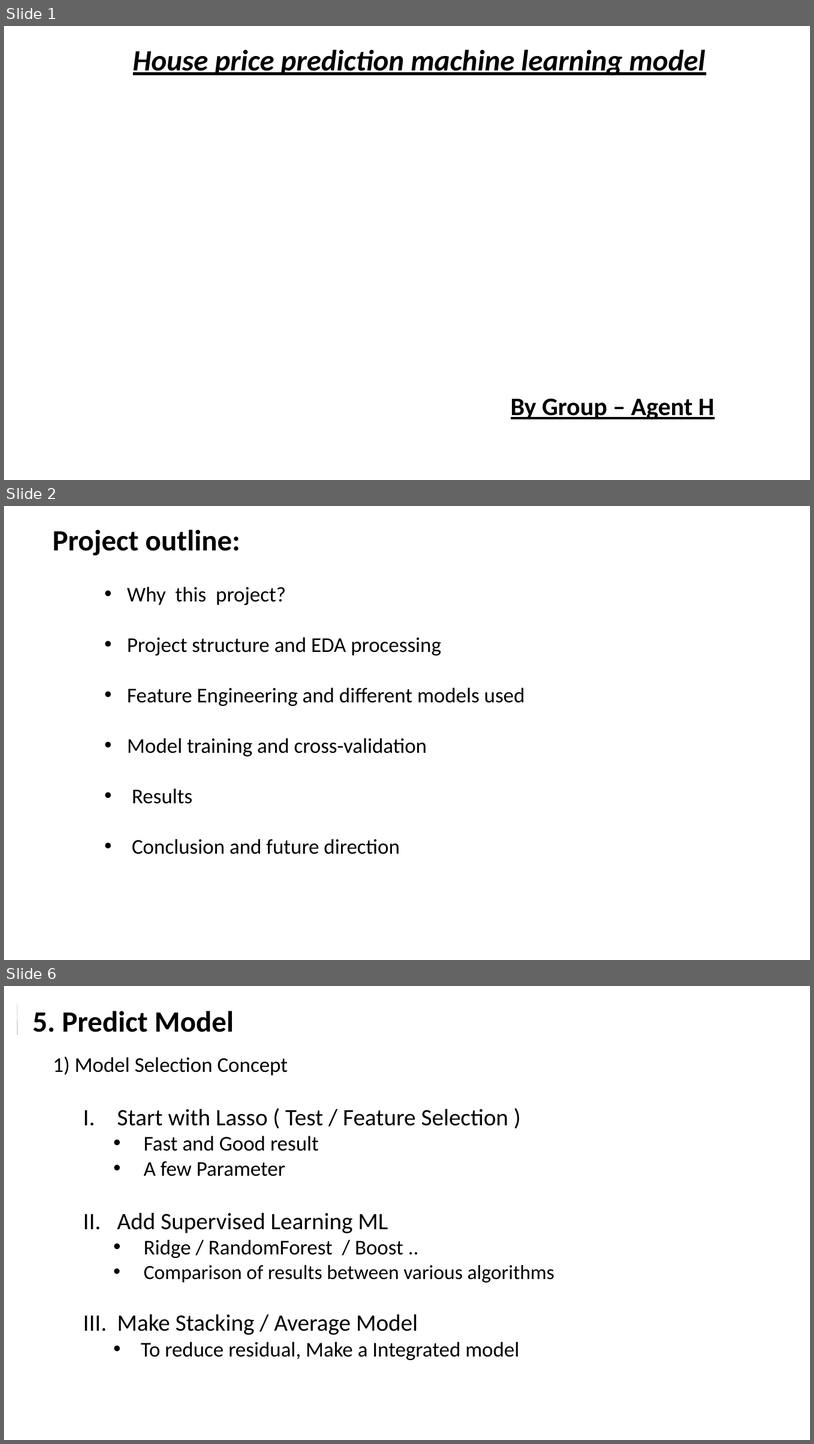
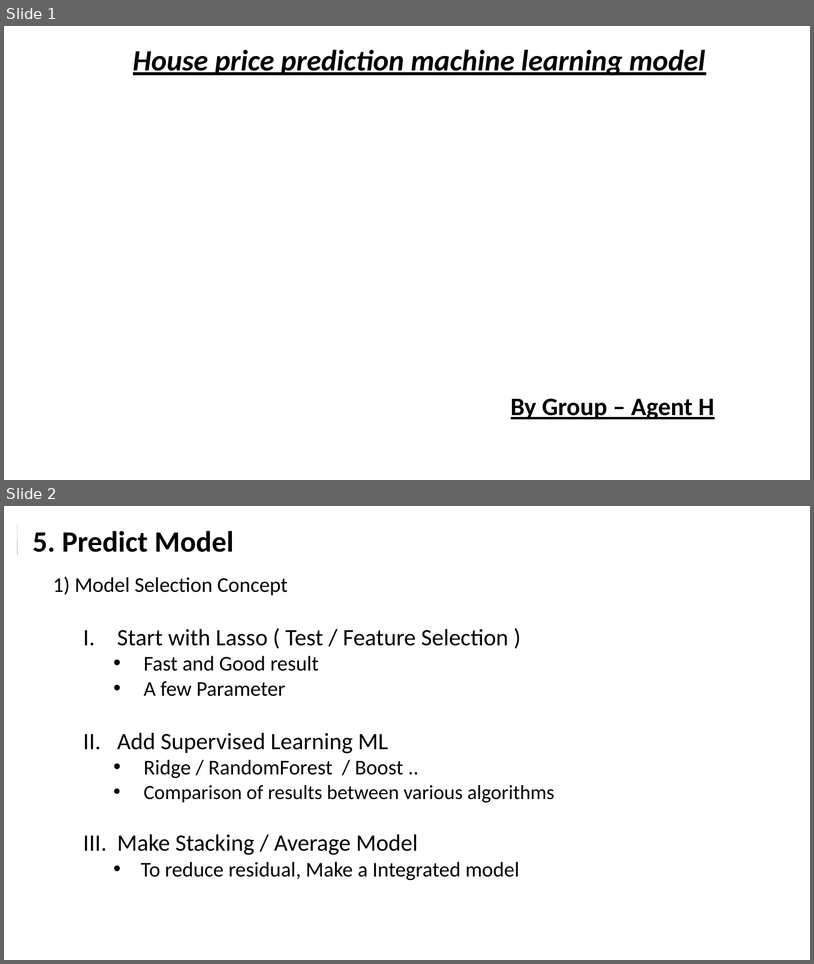
Before and after one commit to chazzy1/nycdsaML, a slide deck: documents/House_prediction_choi.pptx. Shown one above the other, each under a label of ours: slides 1, 2 and 6 before the commit, slides 1 and 2 after it; the slides between them are not shown. The pictures are 814x1444 and 814x964 pixels, drawn with LibreOffice and Linux fonts; fonts in the diff are those of the drawing; background and template pictures are left out. Boxes give left, top, right and bottom in pixels: in the first picture for what was removed or moved away, otherwise in the second. Text is boxed around its words. In the diff, an @@ line names an element or a change of style, - is before the commit and + after.

```diff
--- a/documents/House_prediction_choi.pptx
+++ b/documents/House_prediction_choi.pptx
@@ slide 2 removed at box(4, 506, 810, 960), background #FFFFFF @@
@@ text removed at box(53, 529, 240, 556) @@
-Project outline:
@@ text removed at box(127, 586, 525, 854) @@
-• Why this project?
-• Project structure and EDA processing
-• Feature Engineering and different models used
-• Model training and cross-validation
-• Results
-• Conclusion and future direction
@@ what was slide 6 is now slide 2 @@
```
Also in this commit, not shown: 3 slides changed, 4 slides added, 6 other slides removed, 13 other files.
